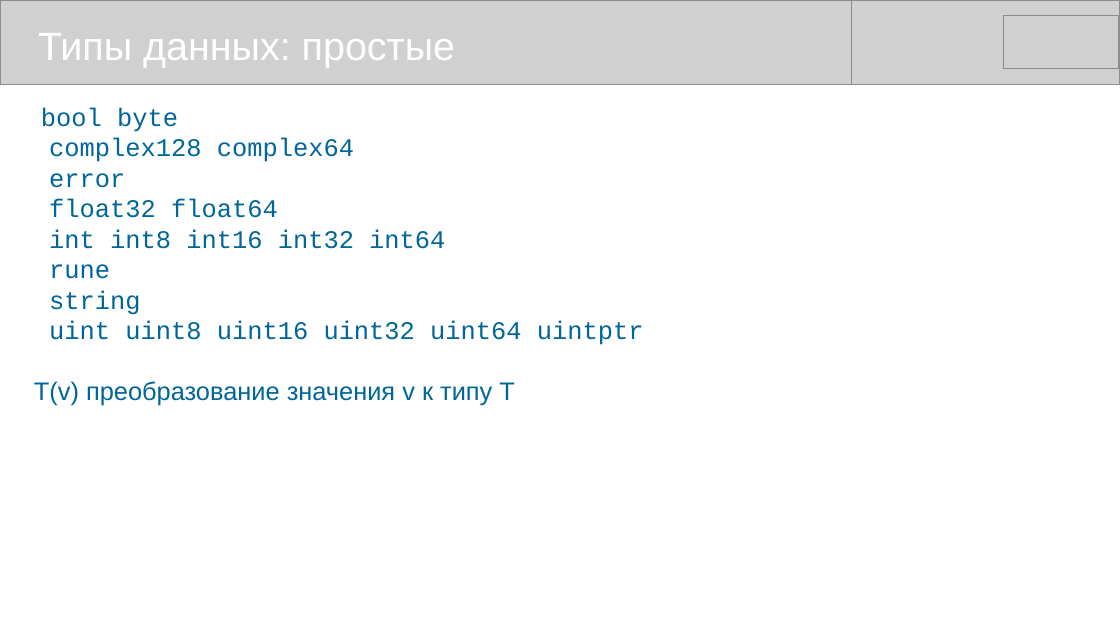
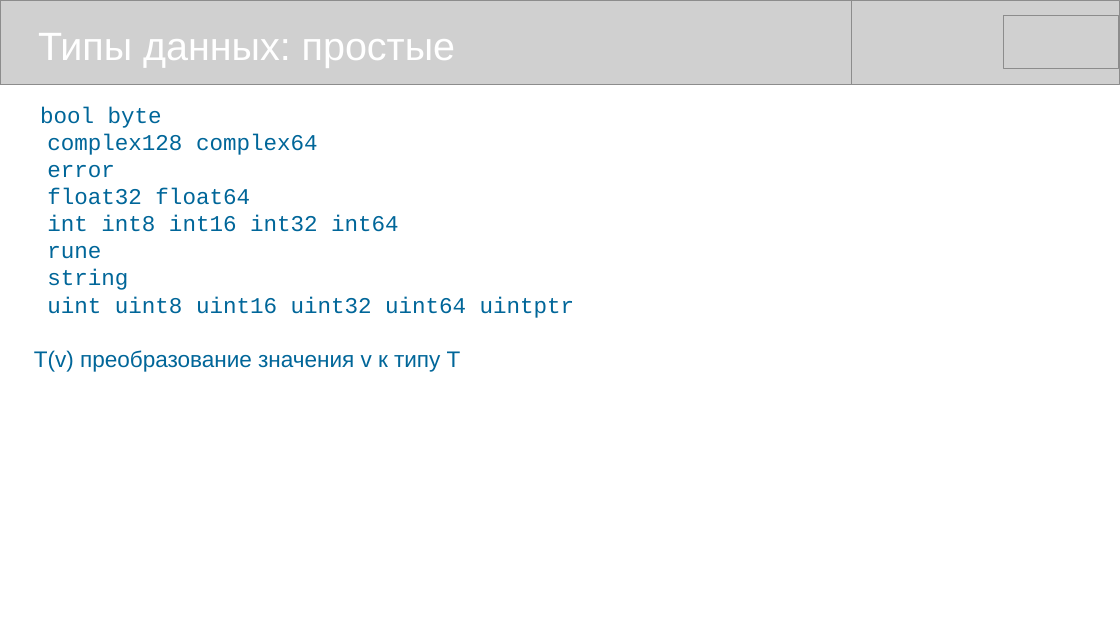
Before and after one commit to mike-shock/Go_language, a slide deck: slide 12 of Go_Intro.odp. Drawn at 1120x630 pixels with LibreOffice and Linux fonts; fonts in the diff are those of the drawing; grey boxes stand for pictures. Boxes give left, top, right and bottom in pixels: in the first picture for what was removed or moved away, otherwise in the second. Text is boxed around its words. In the diff, an @@ line names an element or a change of style, - is before the commit and + after.

```diff
--- a/Go_Intro.odp
+++ b/Go_Intro.odp
@@ text "bool byte" at bbox=[34, 107, 575, 372]: size 18 to 16 pt @@
```
Also in this commit, not shown: 4 other slides changed.
